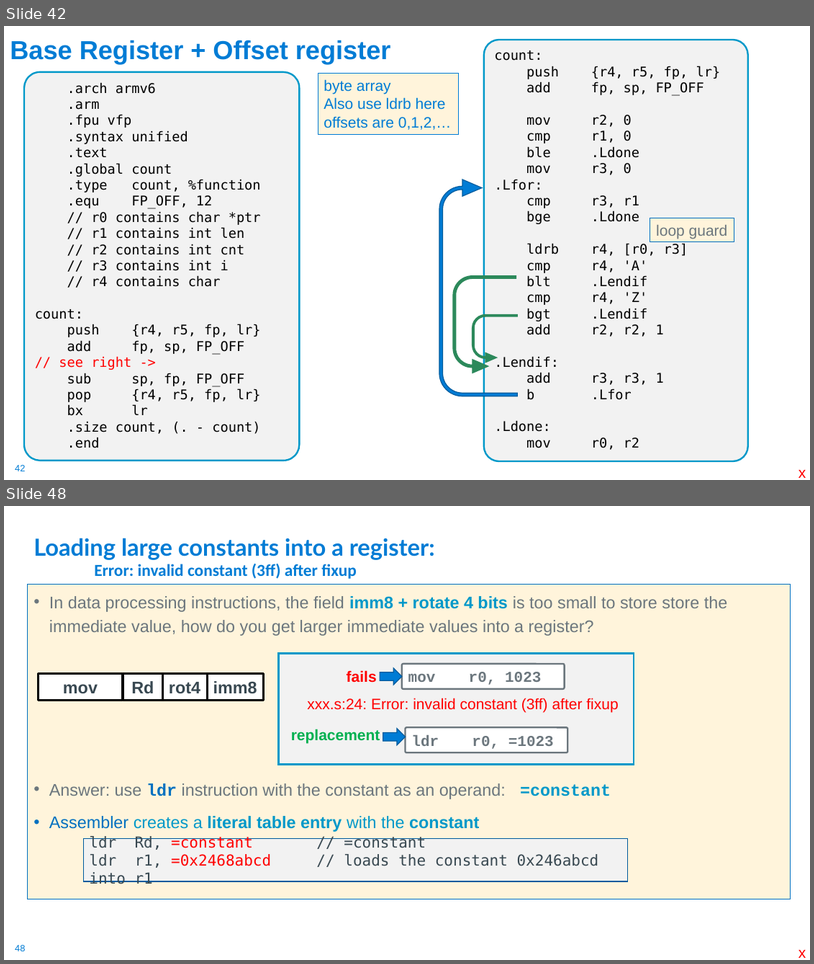
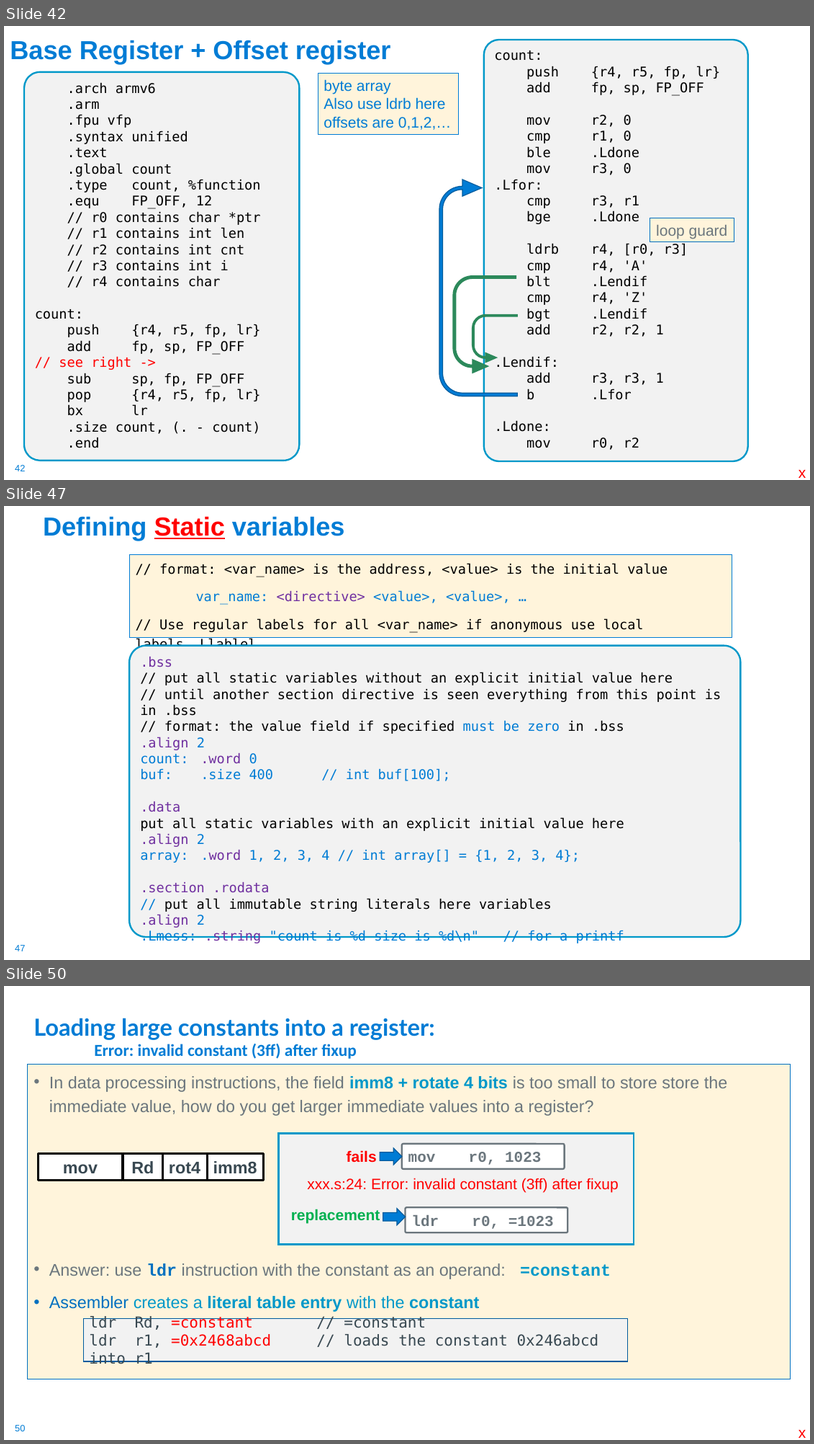
Before and after one commit to cse30-sp24/Muller-Slides, a slide deck: Lecture-15.pptx. Shown one above the other, each under a label of ours: slides 42 and 48 before the commit, slides 42, 47 and 50 after it; the slides between them are not shown. The pictures are 814x964 and 814x1444 pixels, drawn with LibreOffice and Linux fonts; fonts in the diff are those of the drawing. Boxes give left, top, right and bottom in pixels: in the first picture for what was removed or moved away, otherwise in the second. Text is boxed around its words. In the diff, an @@ line names an element or a change of style, - is before the commit and + after.

```diff
--- a/Lecture-15.pptx
+++ b/Lecture-15.pptx
@@ slide 47 added at [4,506,810,960], background #FFFFFF; not listed: 1 template element that a slide beside it also shows @@
@@ title added at [43,516,345,540], 31 pt, text #007CD5, bold @@
+Defining Static variables
@@ text added at [129,554,733,637], fill #FFF4DB, outline #007CD5 0.75 pt, 16 pt, text #000000 @@
+// format: <var_name> is the address, <value> is the initial value
+var_name: <directive> <value>, <value>, …
+// Use regular labels for all <var_name> if anonymous use local labels .Llablel
@@ rounded rectangle added at [129,646,741,937], fill #F2F2F2, outline #0098C9 2 pt, 16 pt, text #000000 @@
+.bss
+// put all static variables without an explicit initial value here
+// until another section directive is seen everything from this point is in .bss
+// format: the value field if specified must be zero in .bss
+.align 2
+count: .word 0
+buf: .size 400 // int buf[100];
+.data
+put all static variables with an explicit initial value here
+.align 2
+array: .word 1, 2, 3, 4 // int array[] = {1, 2, 3, 4};
+.section .rodata
+// put all immutable string literals here variables
+.align 2
+.Lmess: .string "count is %d size is %d\n" // for a printf
@@ what was slide 48 is now slide 50 @@
@@ page number at [15,1424,25,1431]: text changed @@
-48
+50
```
Also in this commit, not shown: 6 slides changed, 2 other slides added, 1 slide removed, 3 other files.
